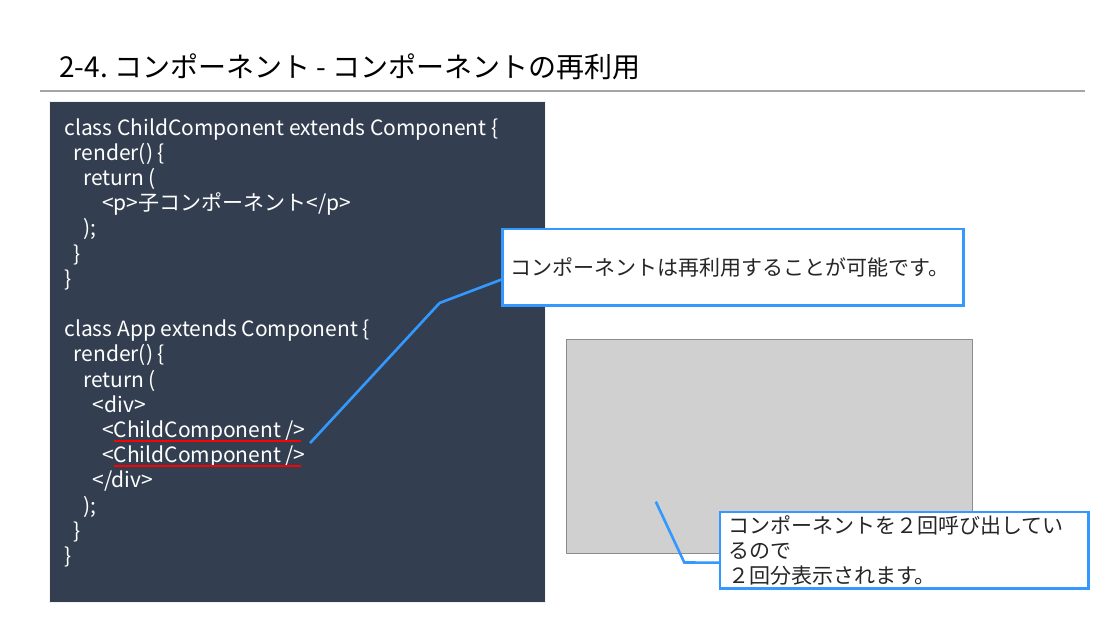
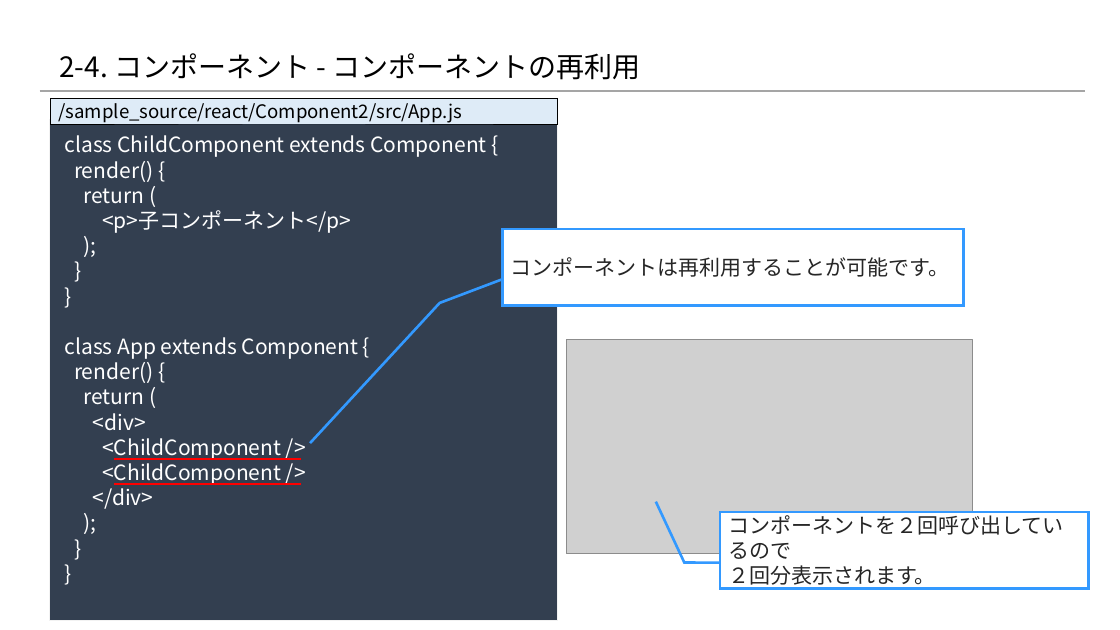
Before and after one commit to 2018SYSTEMI34/diary, a slide deck: slide 4 of doc/02_SlideShare/01.ネタ/２_Reactの基礎/2-4_Reactの基礎知識 ～コンポーネント編～.pptx. Drawn at 1120x630 pixels with LibreOffice and Linux fonts; fonts in the diff are those of the drawing; grey boxes stand for pictures; background and template pictures are left out. Boxes give left, top, right and bottom in pixels: in the first picture for what was removed or moved away, otherwise in the second. Text is boxed around its words. In the diff, an @@ line names an element or a change of style, - is before the commit and + after.

```diff
--- a/doc/02_SlideShare/01.ネタ/２_Reactの基礎/2-4_Reactの基礎知識 ～コンポーネント編～.pptx
+++ b/doc/02_SlideShare/01.ネタ/２_Reactの基礎/2-4_Reactの基礎知識 ～コンポーネント編～.pptx
@@ rectangle: place and size @@
-rectangle at bbox=[50, 102, 546, 603]
+rectangle at bbox=[50, 119, 558, 621]
@@ rectangle added at bbox=[50, 98, 558, 124], fill #DEEBF7, outline #000000 0.25 pt, 16 pt, text #000000 @@
+/sample_source/react/Component2/src/App.js
@@ text "class ChildComponent extends Component {": place and size @@
-text "class ChildComponent extends Component {" at bbox=[64, 118, 486, 491]
+text "class ChildComponent extends Component {" at bbox=[65, 135, 486, 509]
@@ line moved from (113, 441) - (301, 441) to (113, 459) - (301, 459) @@
@@ line moved from (113, 466) - (301, 466) to (113, 484) - (301, 484) @@
```
Also in this commit, not shown: 3 other slides changed.
